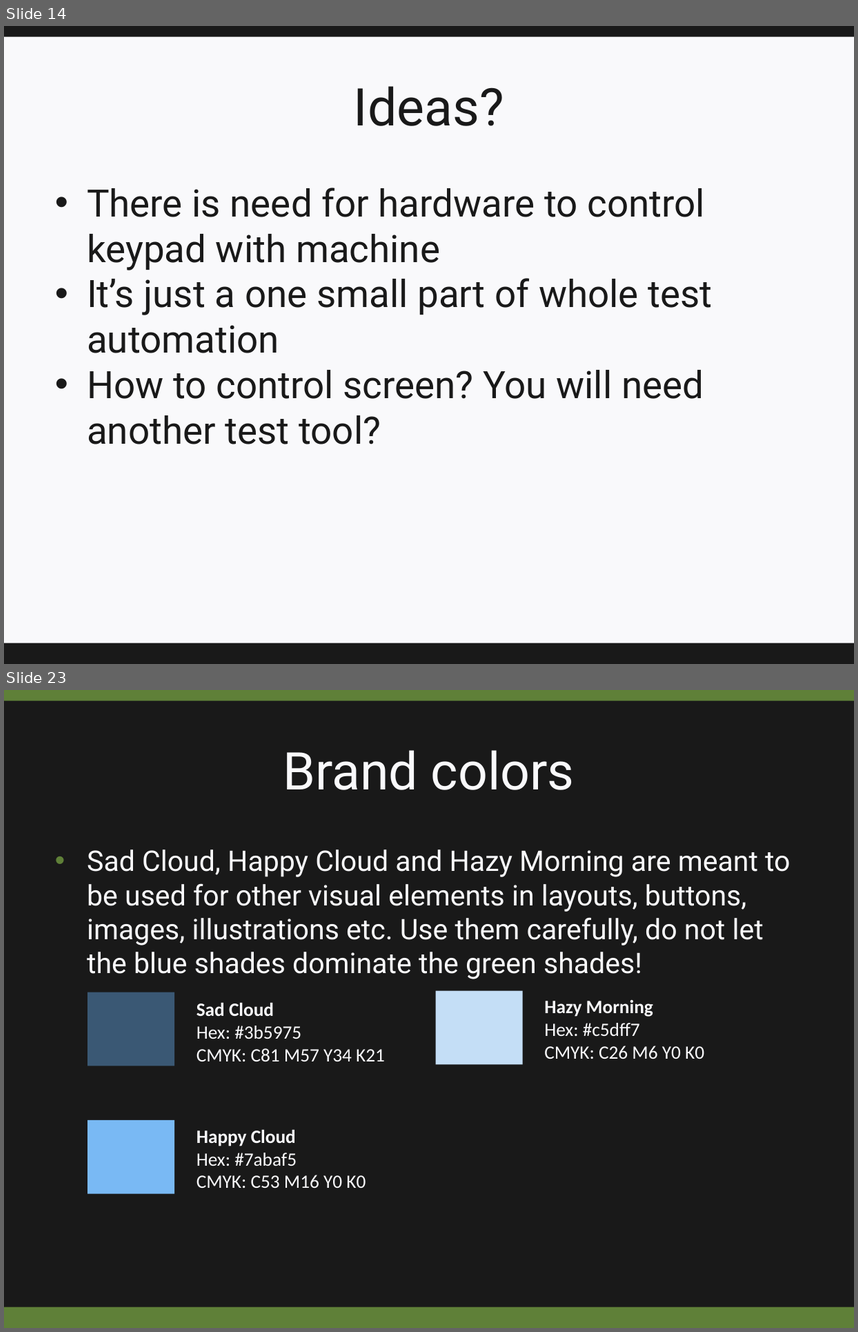
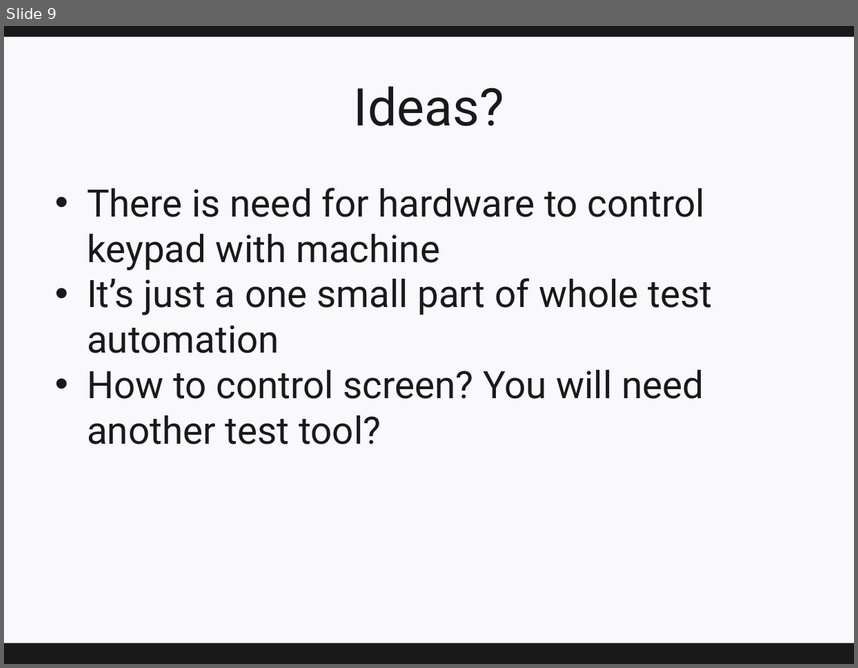
Before and after one commit to narsuman/software-testing-course, a slide deck: underwork/Course-topic-test-automation.pptx. Shown one above the other, each under a label of ours: slides 14 and 23 before the commit, slide 9 after it; the slides between them are not shown. The pictures are 858x1332 and 858x668 pixels, drawn with LibreOffice and Linux fonts; fonts in the diff are those of the drawing; background and template pictures are left out. Boxes give left, top, right and bottom in pixels: in the first picture for what was removed or moved away, otherwise in the second. Text is boxed around its words. In the diff, an @@ line names an element or a change of style, - is before the commit and + after.

Commit message:
Some image exports

```diff
--- a/underwork/Course-topic-test-automation.pptx
+++ b/underwork/Course-topic-test-automation.pptx
@@ slide 23 removed at box(4, 690, 854, 1328), background #191919 @@
@@ rectangle removed at box(4, 690, 854, 701) @@
@@ title removed at box(283, 750, 575, 790) @@
-Brand colors
@@ text removed at box(87, 849, 790, 979) @@
-• Sad Cloud, Happy Cloud and Hazy Morning are meant to be used for other visual elements in layouts, buttons, images, illustrations etc. Use them carefully, do not let the blue shades dominate the green shades!
@@ rectangle removed at box(87, 992, 174, 1066) @@
@@ rectangle removed at box(436, 991, 523, 1065) @@
@@ text removed at box(544, 1000, 704, 1058) @@
-Hazy Morning
-Hex: #c5dff7
-CMYK: C26 M6 Y0 K0
@@ text removed at box(197, 1002, 385, 1061) @@
-Sad Cloud
-Hex: #3b5975
-CMYK: C81 M57 Y34 K21
@@ rectangle removed at box(87, 1120, 174, 1194) @@
@@ text removed at box(197, 1129, 366, 1187) @@
-Happy Cloud
-Hex: #7abaf5
-CMYK: C53 M16 Y0 K0
@@ rectangle removed at box(4, 1306, 854, 1328) @@
@@ what was slide 14 is now slide 9 @@
```
Also in this commit, not shown: 4 slides changed, 17 other slides removed, 5 other files.
